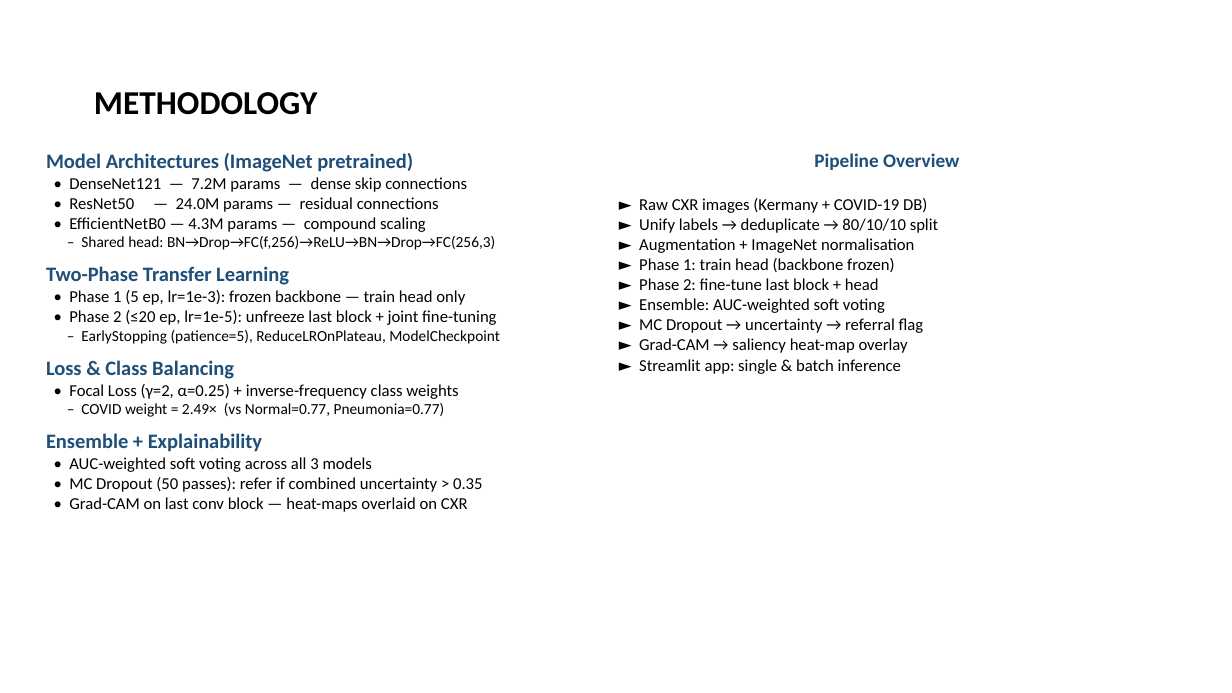
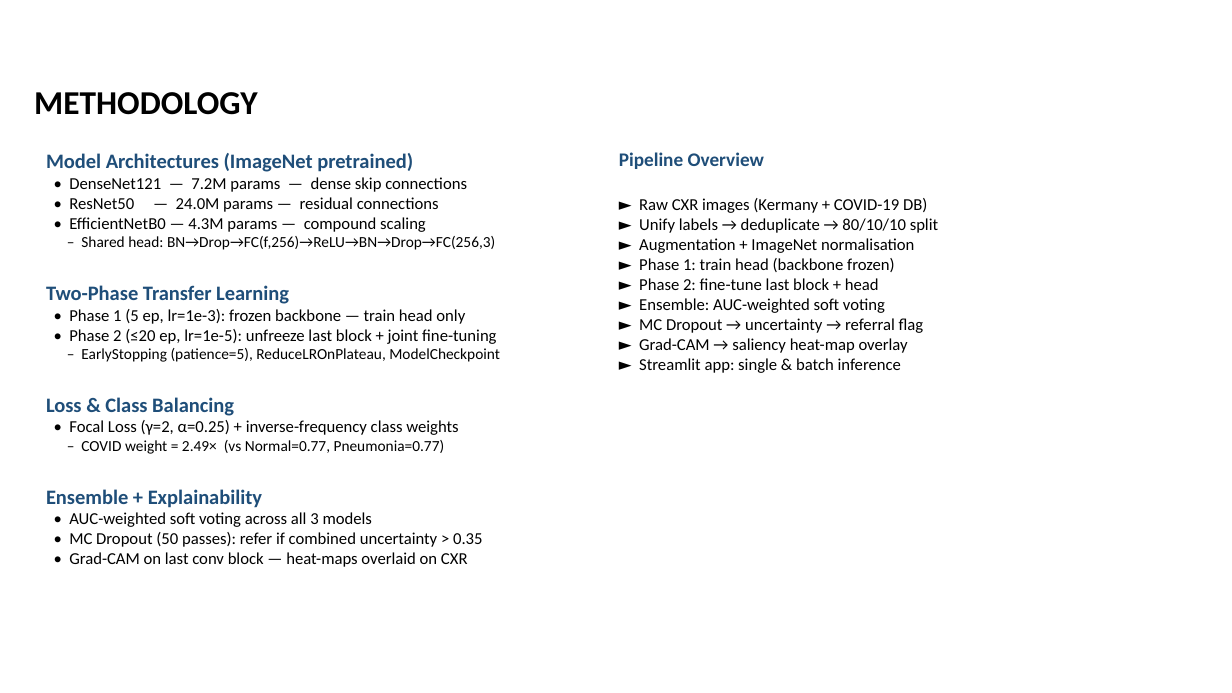
Before and after one commit to bboyrajib/pneumonia-prediction-streamlit, a slide deck: slide 3 of docs/Automated Pneumonia and COVID-19 Detection from Chest X-Ray Images.pptx. Drawn at 1232x693 pixels with LibreOffice and Linux fonts; fonts in the diff are those of the drawing. Boxes give left, top, right and bottom in pixels: in the first picture for what was removed or moved away, otherwise in the second. Text is boxed around its words. In the diff, an @@ line names an element or a change of style, - is before the commit and + after.

```diff
--- a/docs/Automated Pneumonia and COVID-19 Detection from Chest X-Ray Images.pptx
+++ b/docs/Automated Pneumonia and COVID-19 Detection from Chest X-Ray Images.pptx
@@ title "METHODOLOGY": place and size @@
-title "METHODOLOGY" at (94,92,317,115)
+title "METHODOLOGY" at (34,92,257,115)
@@ text "Model Architectures (ImageNet pretrained)" rewrapped from (46,153,500,512) to (46,153,500,567) @@
@@ text at (619,152,764,169): alignment centre to left @@
```
Also in this commit, not shown: 8 other slides changed.
